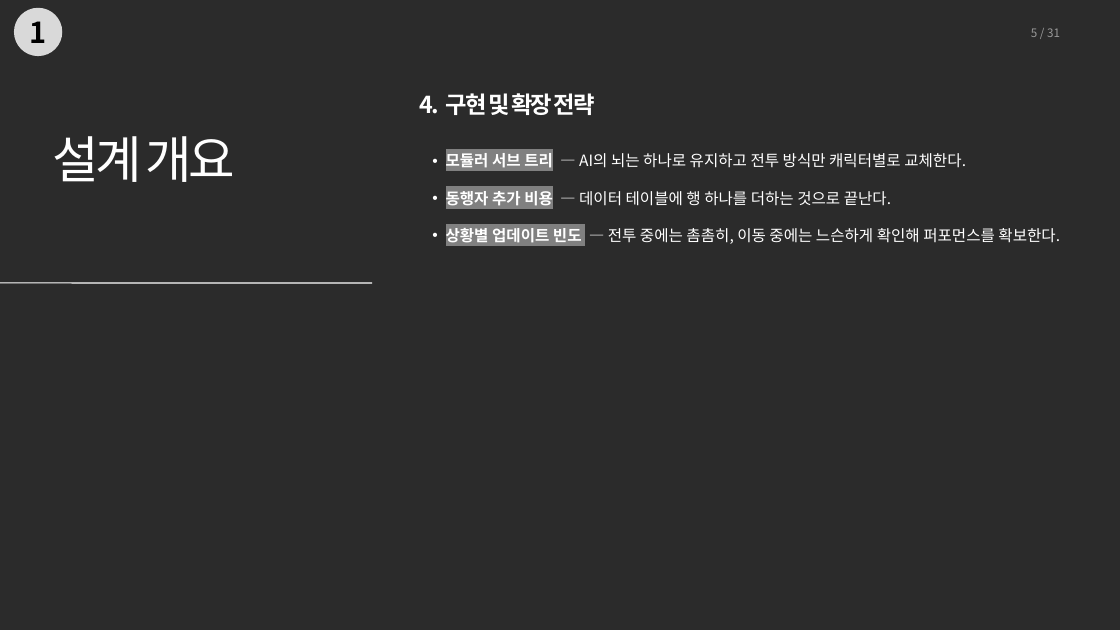
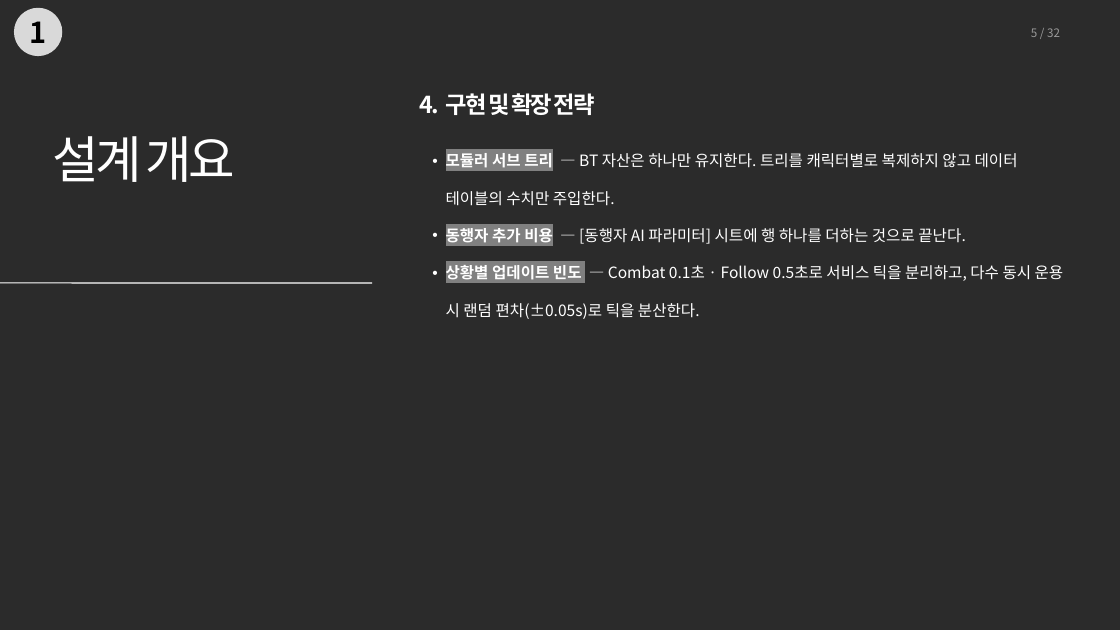
Before and after one commit to 0518tune/portfolio, a slide deck: slide 5 of files/수정본/동행자_BT설계.pptx. Drawn at 1120x630 pixels with LibreOffice and Linux fonts; fonts in the diff are those of the drawing; background and template pictures are left out; a plain dark background stands for a picture behind light text. Boxes give left, top, right and bottom in pixels: in the first picture for what was removed or moved away, otherwise in the second. Text is boxed around its words. In the diff, an @@ line names an element or a change of style, - is before the commit and + after.

```diff
--- a/files/수정본/동행자_BT설계.pptx
+++ b/files/수정본/동행자_BT설계.pptx
@@ text at (1031,28,1060,37): text changed @@
-5 / 31
+5 / 32
@@ text at (446,153,1064,319): text changed @@
-  • 모듈러 서브 트리 — AI의 뇌는 하나로 유지하고 전투 방식만 캐릭터별로 교체한다.
-  • 동행자 추가 비용 — 데이터 테이블에 행 하나를 더하는 것으로 끝난다.
-  • 상황별 업데이트 빈도 — 전투 중에는 촘촘히, 이동 중에는 느슨하게 확인해 퍼포먼스를 확보한다.
+  • 모듈러 서브 트리 — BT 자산은 하나만 유지한다. 트리를 캐릭터별로 복제하지 않고 데이터 테이블의 수치만 주입한다.
+  • 동행자 추가 비용 — [동행자 AI 파라미터] 시트에 행 하나를 더하는 것으로 끝난다.
+  • 상황별 업데이트 빈도 — Combat 0.1초 · Follow 0.5초로 서비스 틱을 분리하고, 다수 동시 운용 시 랜덤 편차(±0.05s)로 틱을 분산한다.
```
Also in this commit, not shown: 28 other slides changed, 2 slides added, 1 slide removed, 6 other files.
